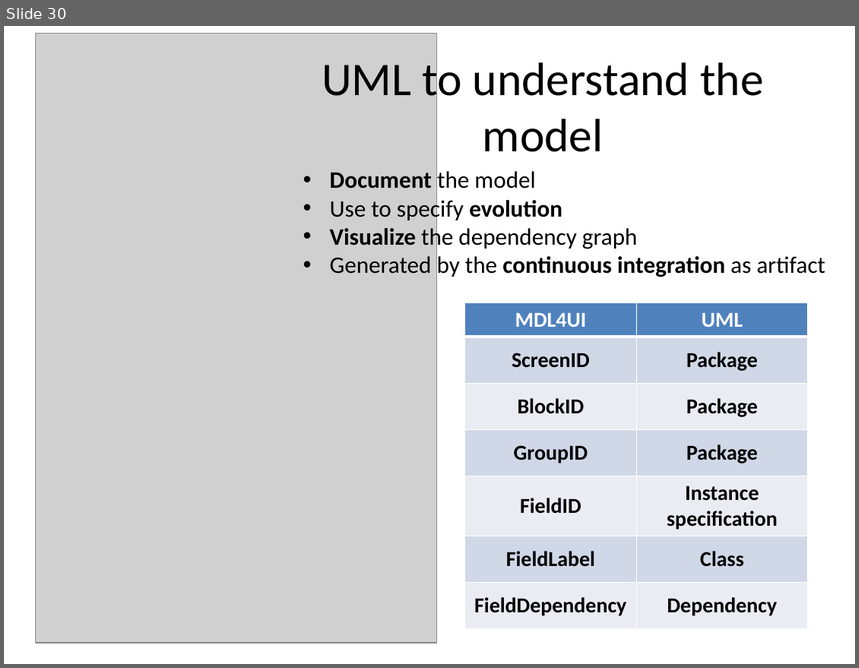
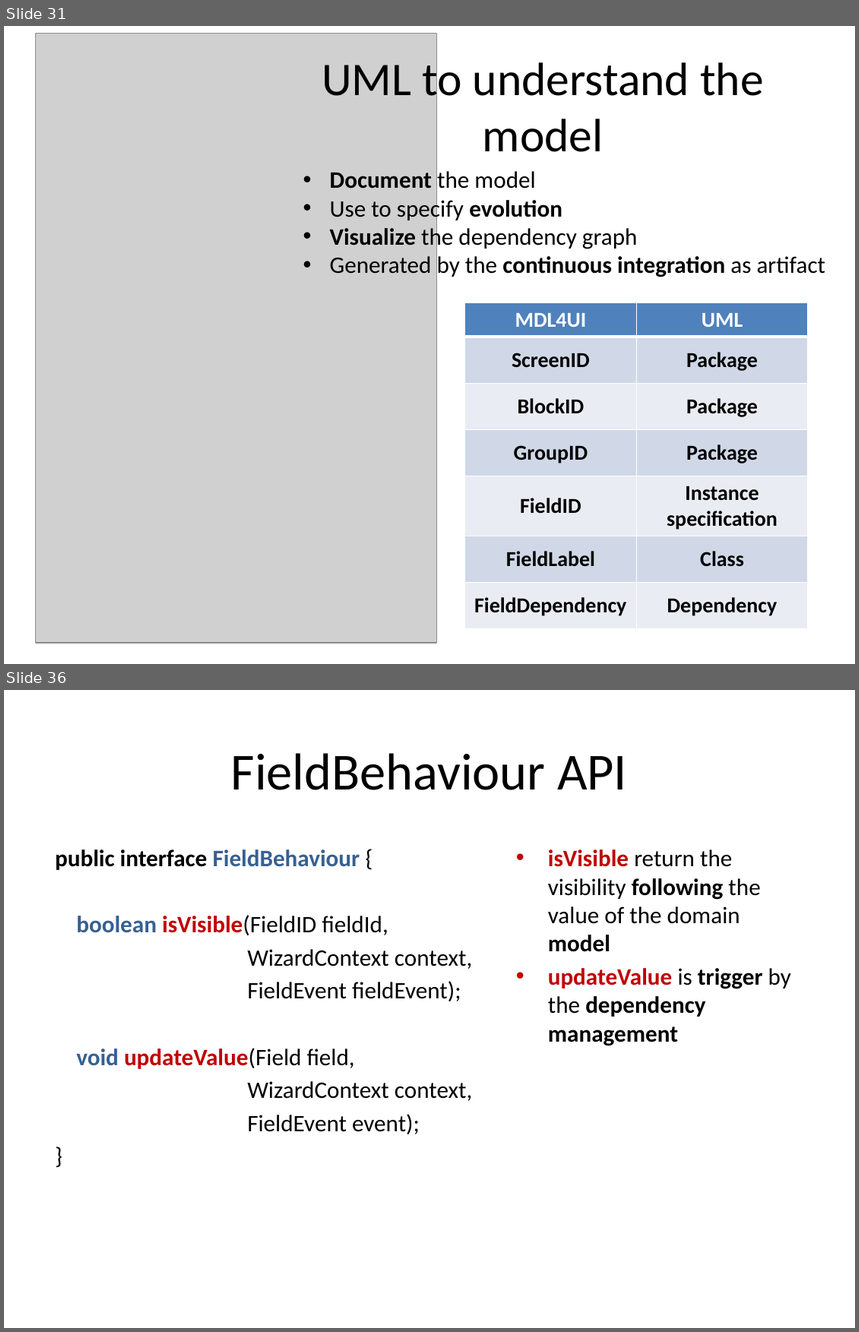
Before and after one commit to lesfurets/mdl4ui, a slide deck: mdl4ui-docs/mdl4ui_cg2013.pptx. Shown one above the other, each under a label of ours: slide 30 before the commit, slides 31 and 36 after it; the slides between them are not shown. The pictures are 859x668 and 859x1332 pixels, drawn with LibreOffice and Linux fonts; fonts in the diff are those of the drawing; grey boxes stand for pictures. Boxes give left, top, right and bottom in pixels: in the first picture for what was removed or moved away, otherwise in the second. Text is boxed around its words. In the diff, an @@ line names an element or a change of style, - is before the commit and + after.

```diff
--- a/mdl4ui-docs/mdl4ui_cg2013.pptx
+++ b/mdl4ui-docs/mdl4ui_cg2013.pptx
@@ slide 36 added at <box>4,690,855,1328</box>, background #FFFFFF @@
@@ title added at <box>231,753,627,790</box>, 44 pt, text #000000 @@
+FieldBehaviour API
@@ text added at <box>55,850,472,1135</box>, 20 pt, text #000000 @@
+public interface FieldBehaviour {
+boolean isVisible(FieldID fieldId,
+WizardContext context,
+FieldEvent fieldEvent);
+void updateValue(Field field,
+WizardContext context,
+FieldEvent event);
+}
@@ text added at <box>548,850,791,1046</box>, 20 pt, text #000000, bold @@
+• isVisible return the visibility following the value of the domain model
+• updateValue is trigger by the dependency management
@@ what was slide 30 is now slide 31 @@
```
Also in this commit, not shown: 6 slides changed, 8 other slides added, 1 slide removed.
